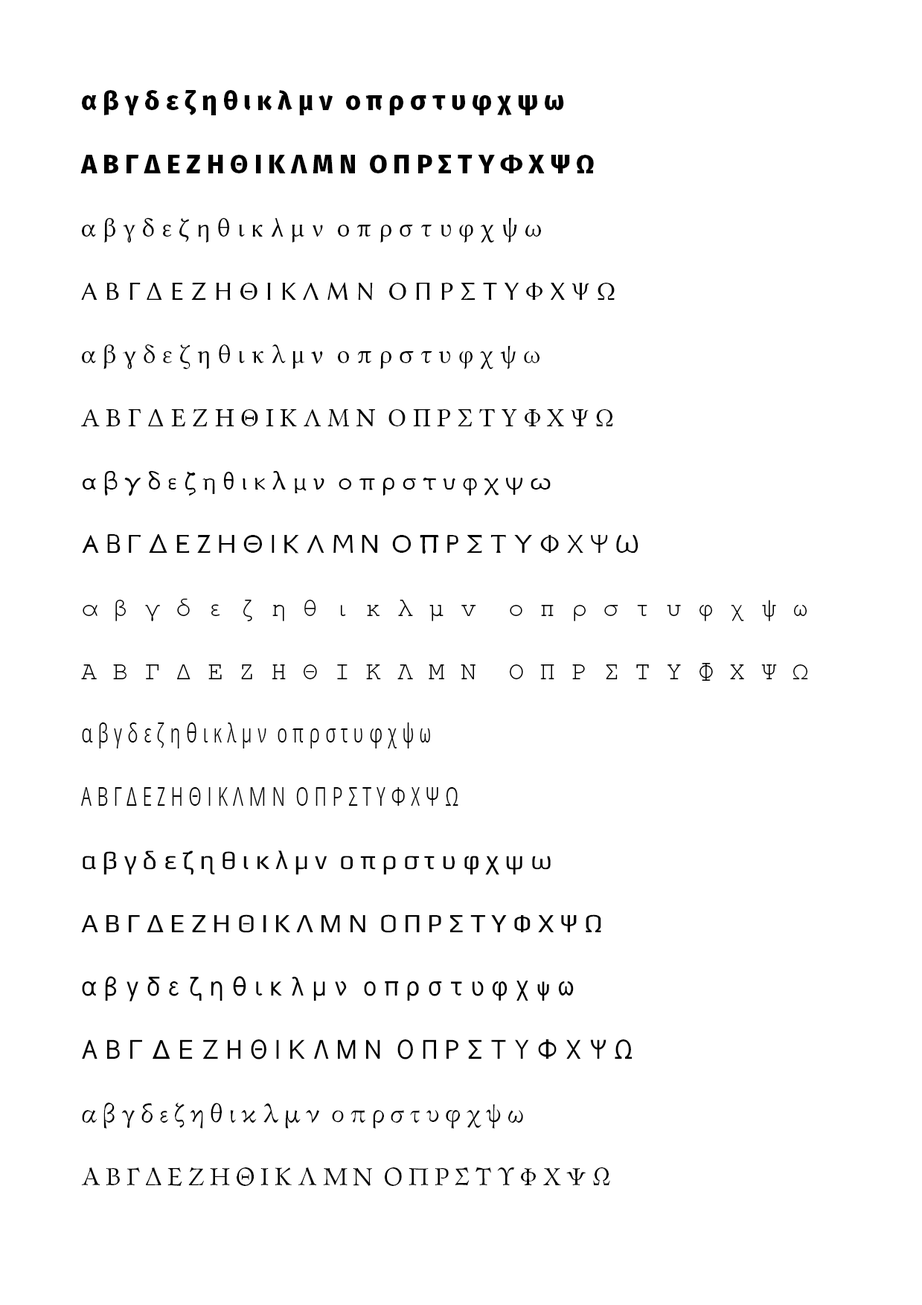
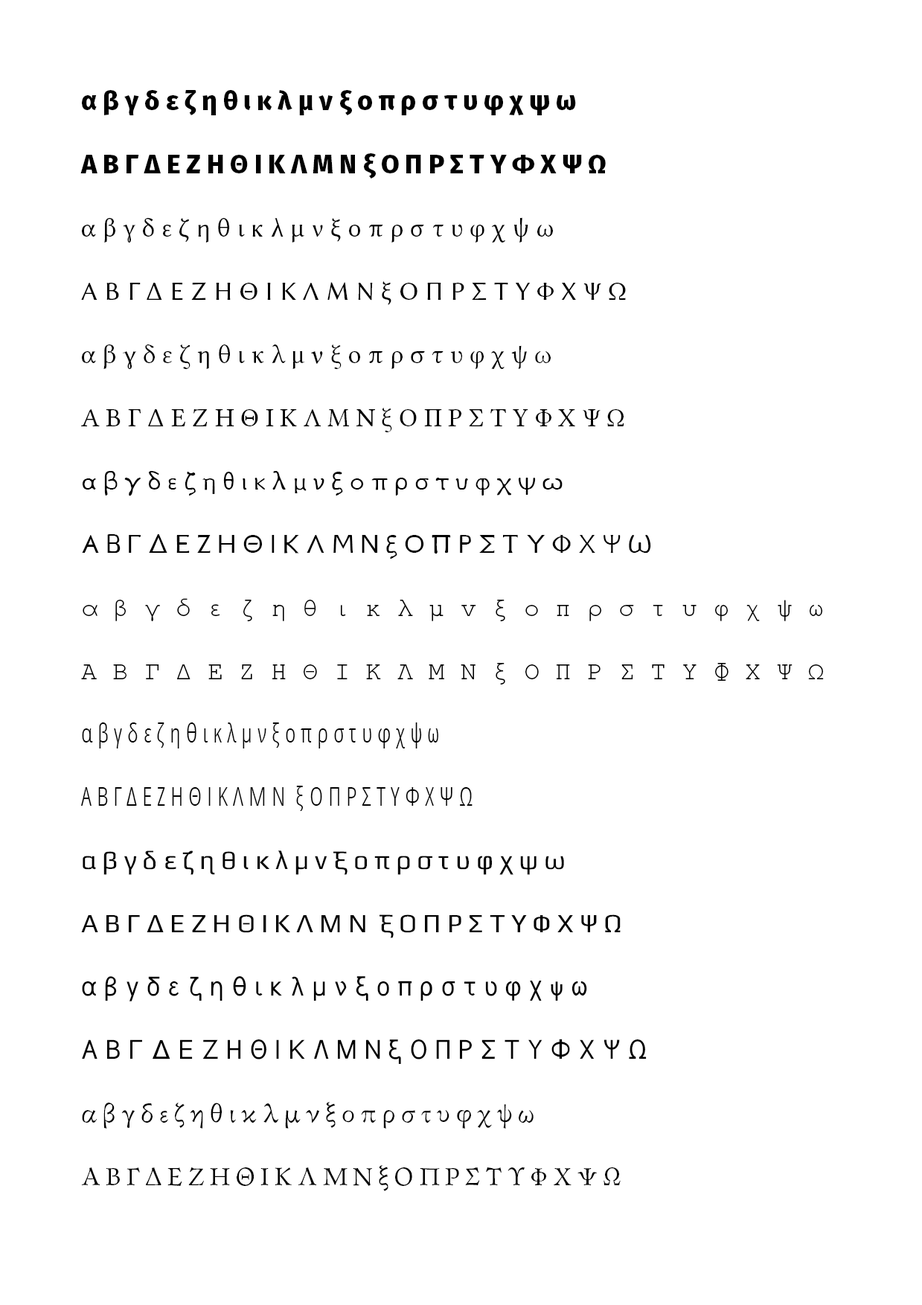
Revision of a layered 922px x 1305px image; what changed, layer by layer:
painted on "4" over [272, 90, 824, 1192]
